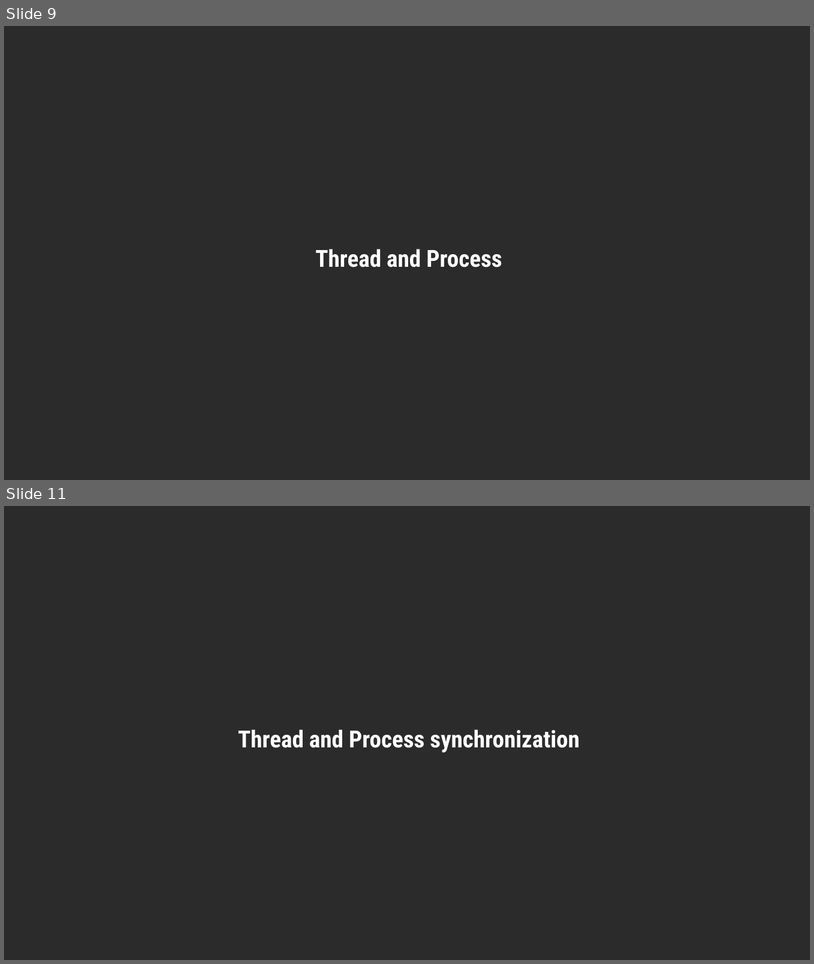
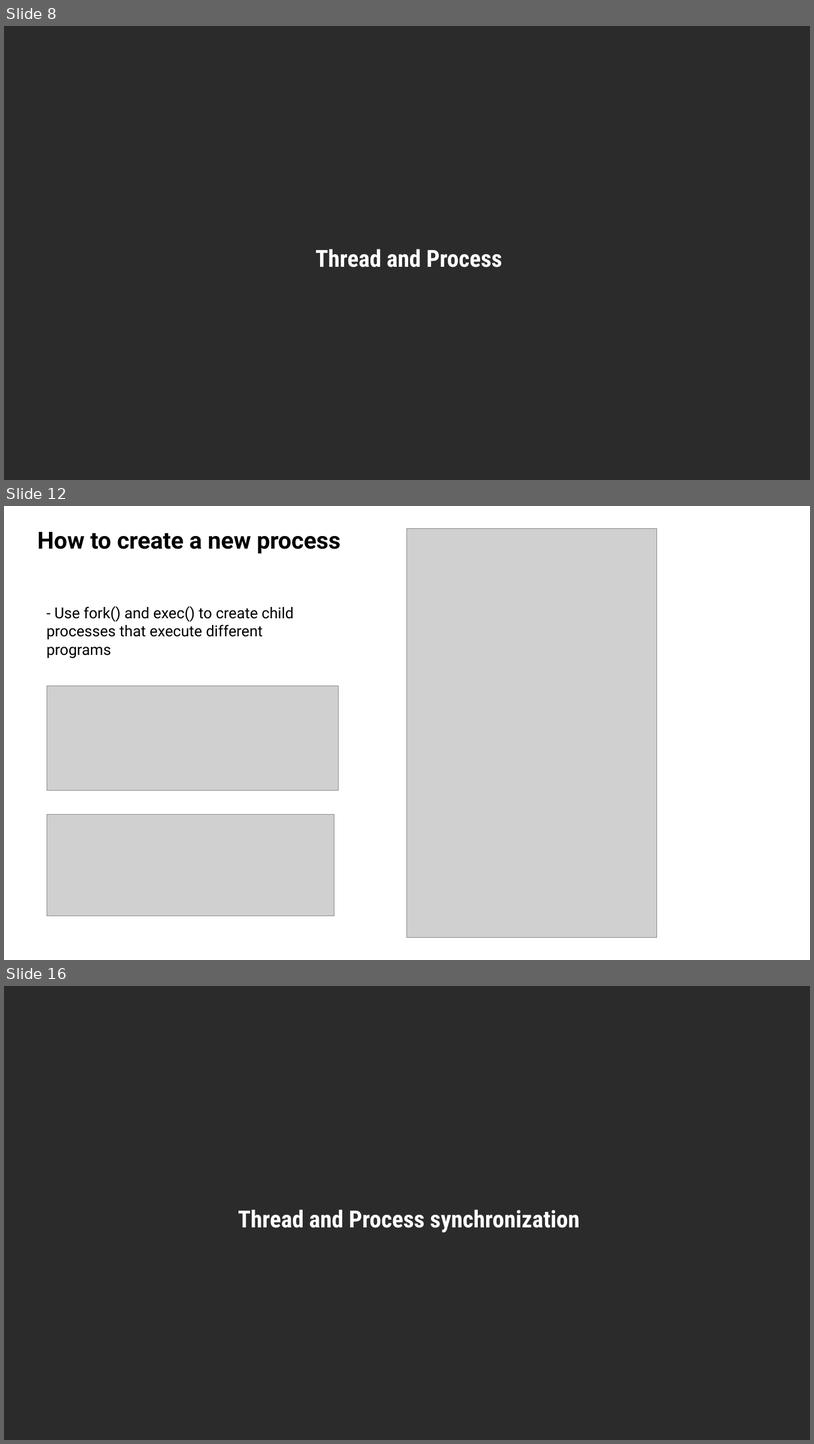
Before and after one commit to cuongnv99sc/OS_overview, a slide deck: doc/OS_overview.pptx. Shown one above the other, each under a label of ours: slides 9 and 11 before the commit, slides 8, 12 and 16 after it; the slides between them are not shown. The pictures are 814x964 and 814x1444 pixels, drawn with LibreOffice and Linux fonts; fonts in the diff are those of the drawing; grey boxes stand for pictures; background and template pictures are left out; a plain dark background stands for a picture behind light text. Boxes give left, top, right and bottom in pixels: in the first picture for what was removed or moved away, otherwise in the second. Text is boxed around its words. In the diff, an @@ line names an element or a change of style, - is before the commit and + after.

```diff
--- a/doc/OS_overview.pptx
+++ b/doc/OS_overview.pptx
@@ slide 12 added at <box>4,506,810,960</box>, background #FFFFFF @@
@@ title added at <box>38,532,341,553</box>, 28 pt, text #000000, bold @@
+How to create a new process
@@ picture added at <box>407,528,657,937</box> @@
@@ text added at <box>47,606,294,658</box>, 18 pt, text #000000 @@
+- Use fork() and exec() to create child processes that execute different programs
@@ picture added at <box>47,686,339,790</box> @@
@@ picture added at <box>47,814,335,916</box> @@
@@ what was slide 9 is now slide 8 @@
@@ what was slide 11 is now slide 16 @@
```
Also in this commit, not shown: 2 slides changed, 8 other slides added, 20 slides removed, 1 other file.
